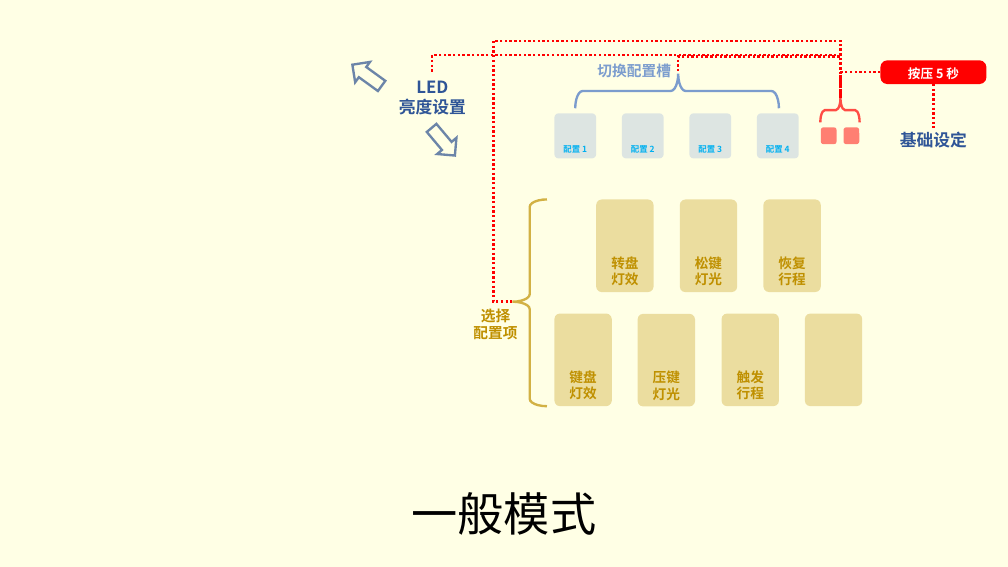
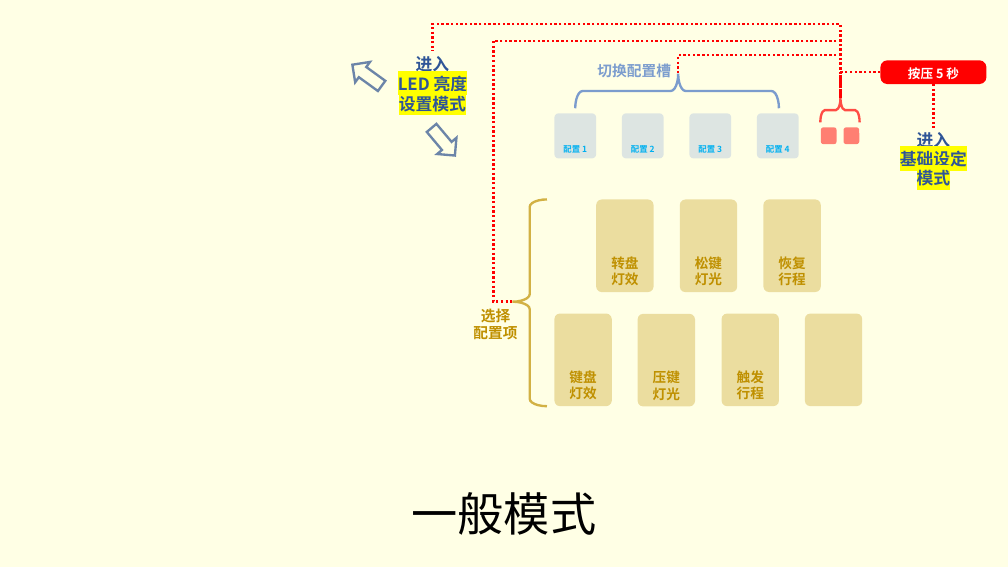
Before and after one commit to whowechina/iidx_pico, a slide deck: slide 11 of doc/IIDX_Pico_Manual.pptx. Drawn at 1008x567 pixels with LibreOffice and Linux fonts; fonts in the diff are those of the drawing; background and template pictures are left out. Boxes give left, top, right and bottom in pixels: in the first picture for what was removed or moved away, otherwise in the second. Text is boxed around its words. In the diff, an @@ line names an element or a change of style, - is before the commit and + after.

```diff
--- a/doc/IIDX_Pico_Manual.pptx
+++ b/doc/IIDX_Pico_Manual.pptx
@@ elbow line moved from (841, 98) - (433, 74) to (841, 98) - (433, 51) @@
@@ text at bbox=[398, 56, 468, 112]: text changed @@
-LED
-亮度设置
+进入
+LED 亮度设置模式
@@ elbow line (841, 98) - (678, 74): route changed @@
@@ text at bbox=[917, 132, 951, 151]: paragraph added @@
+进入
@@ text at bbox=[900, 150, 967, 166]: highlight none to #FFFF00 in "基础设定" @@
@@ text at bbox=[917, 170, 951, 189]: paragraph added @@
+模式
```
Also in this commit, not shown: 9 other slides changed, 10 slides added, 1 slide removed.
